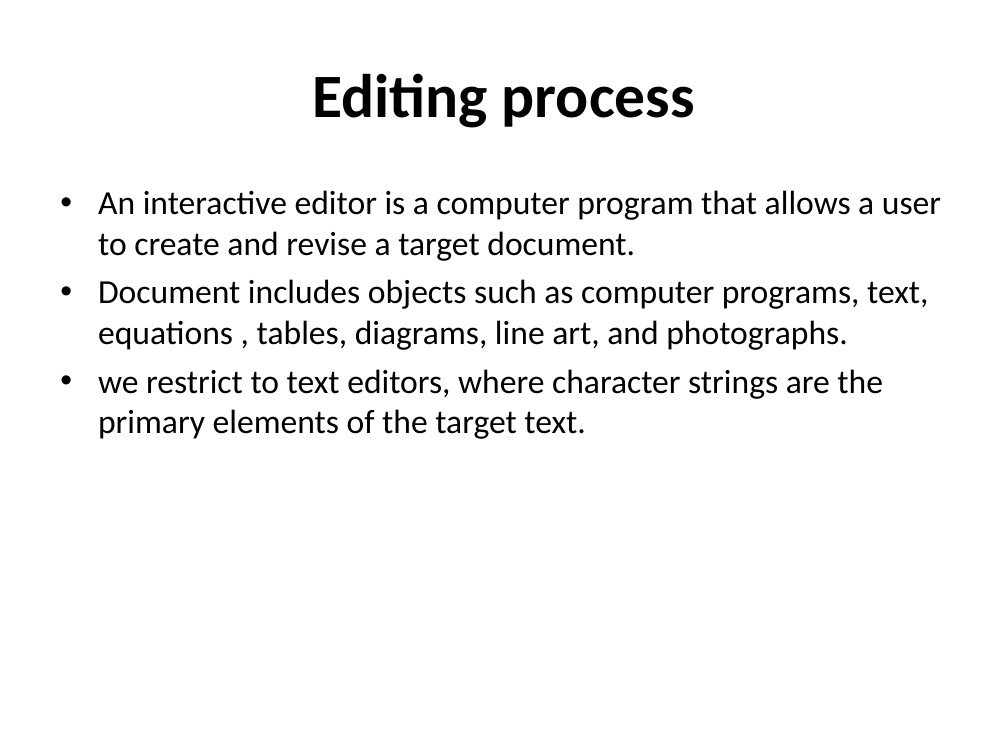
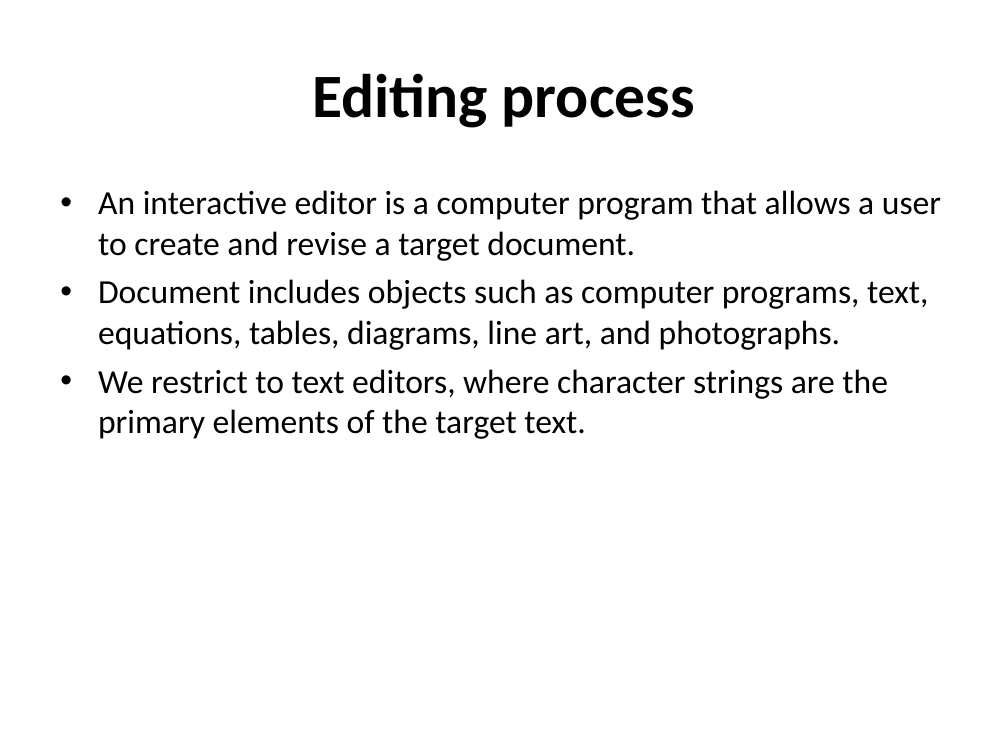
Before and after one commit to kazimsayed954/S5, a slide deck: slide 4 of 02. System Software/Sir's PPTs/6. Editors and Debuggers.ppt (slide 3 before the commit). Drawn at 1008x756 pixels with LibreOffice and Linux fonts; fonts in the diff are those of the drawing. Boxes give left, top, right and bottom in pixels: in the first picture for what was removed or moved away, otherwise in the second. Text is boxed around its words. In the diff, an @@ line names an element or a change of style, - is before the commit and + after.

```diff
--- a/02. System Software/Sir's PPTs/6. Editors and Debuggers.ppt
+++ b/02. System Software/Sir's PPTs/6. Editors and Debuggers.ppt
@@ text at [98,279,928,439]: text changed @@
-• Document includes objects such as computer programs, text, equations , tables, diagrams, line art, and photographs.
-• we restrict to text editors, where character strings are the primary elements of the target text.
+• Document includes objects such as computer programs, text, equations, tables, diagrams, line art, and photographs.
+• We restrict to text editors, where character strings are the primary elements of the target text.
```
Also in this commit, not shown: 46 other slides changed, 3 slides added, 1 other file.
